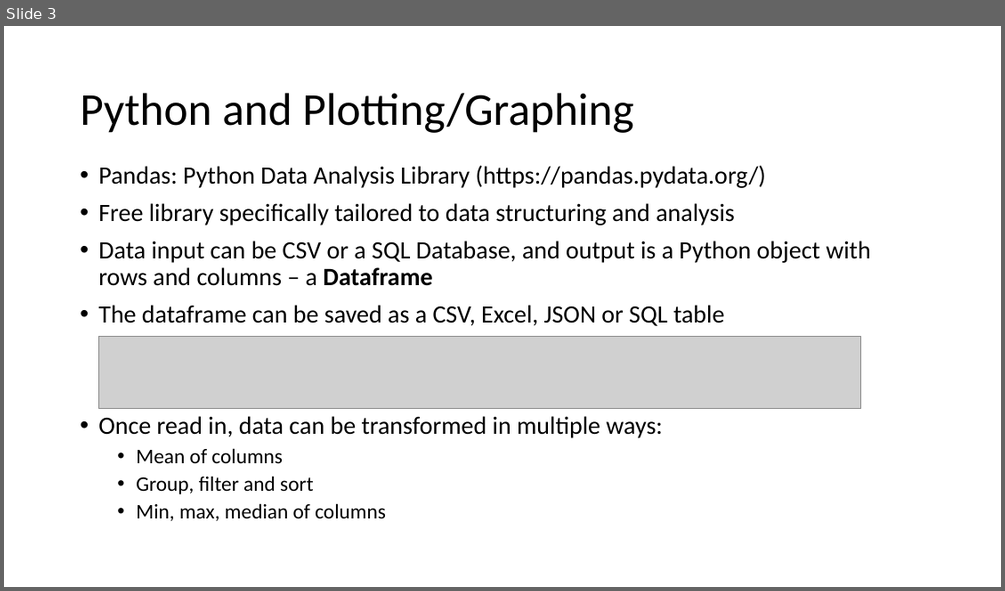
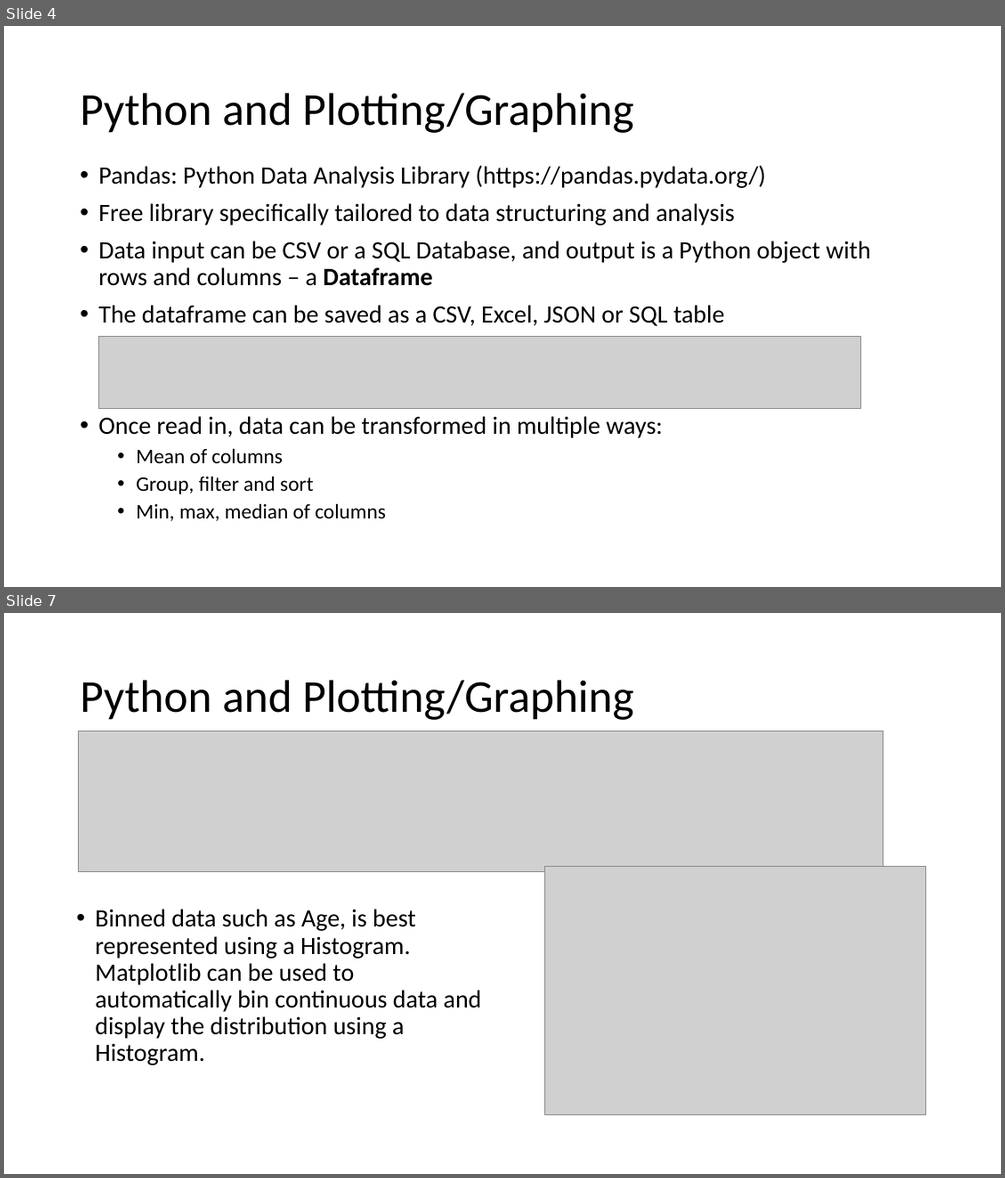
Before and after one commit to ndeshpa/Bootcamp, a slide deck: PythonLabPlots.pptx. Shown one above the other, each under a label of ours: slide 3 before the commit, slides 4 and 7 after it; the slides between them are not shown. The pictures are 1005x591 and 1005x1178 pixels, drawn with LibreOffice and Linux fonts; fonts in the diff are those of the drawing; grey boxes stand for pictures. Boxes give left, top, right and bottom in pixels: in the first picture for what was removed or moved away, otherwise in the second. Text is boxed around its words. In the diff, an @@ line names an element or a change of style, - is before the commit and + after.

Commit message:
Changes to Lab sample python files

```diff
--- a/PythonLabPlots.pptx
+++ b/PythonLabPlots.pptx
@@ slide 7 added at (4, 613, 1001, 1174), background #FFFFFF @@
@@ title added at (80, 680, 633, 720), 44 pt, text #000000 @@
+Python and Plotting/Graphing
@@ picture added at (78, 731, 882, 872) @@
@@ picture added at (544, 866, 925, 1115) @@
@@ text added at (95, 908, 482, 1065), 24 pt, text #000000 @@
+• Binned data such as Age, is best represented using a Histogram. Matplotlib can be used to automatically bin continuous data and display the distribution using a Histogram.
@@ what was slide 3 is now slide 4 @@
```
Also in this commit, not shown: 4 slides changed, 3 other slides added, 1 slide removed, 4 other files.
